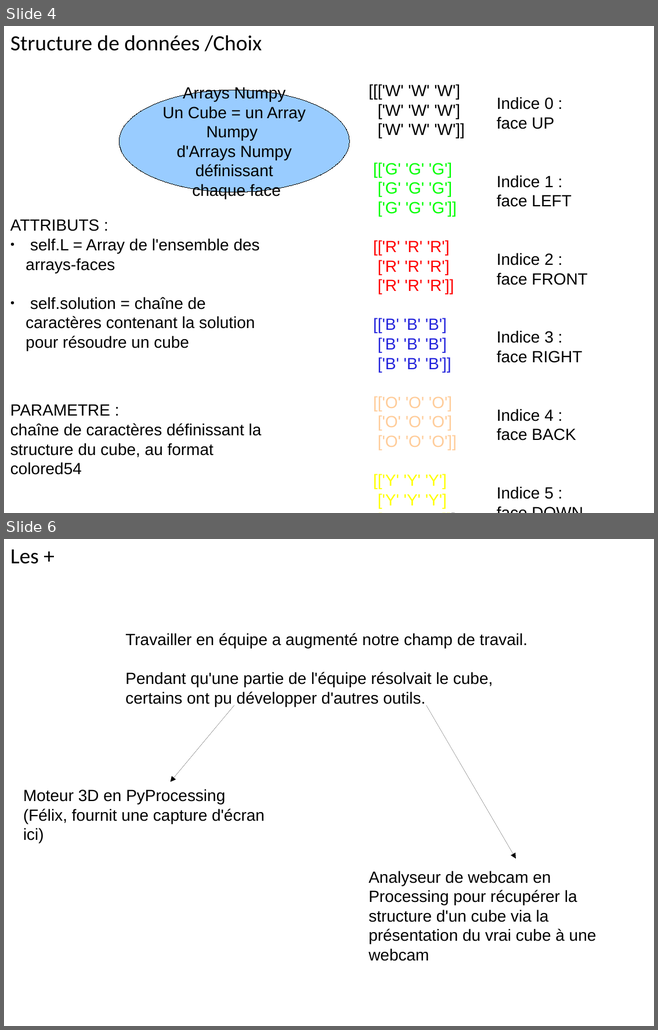
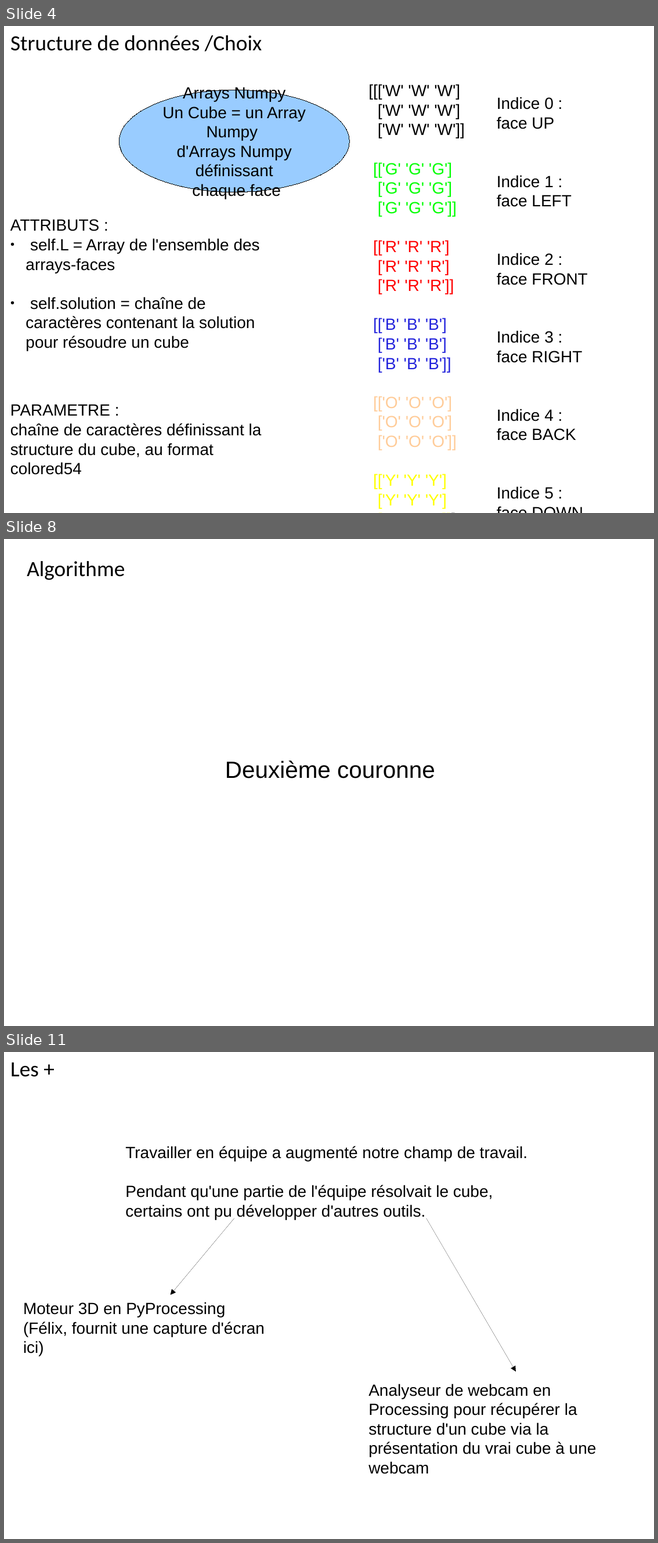
Before and after one commit to Miaxos/Polux, a slide deck: diapo_Presentation_poqb_soutenance_vendredi_15_janvier_2016.odp. Shown one above the other, each under a label of ours: slides 4 and 6 before the commit, slides 4, 8 and 11 after it; the slides between them are not shown. The pictures are 658x1030 and 658x1543 pixels, drawn with LibreOffice and Linux fonts; fonts in the diff are those of the drawing. Boxes give left, top, right and bottom in pixels: in the first picture for what was removed or moved away, otherwise in the second. Text is boxed around its words. In the diff, an @@ line names an element or a change of style, - is before the commit and + after.

```diff
--- a/diapo_Presentation_poqb_soutenance_vendredi_15_janvier_2016.odp
+++ b/diapo_Presentation_poqb_soutenance_vendredi_15_janvier_2016.odp
@@ slide 8 added at <box>4,539,654,1026</box>, background #FFFFFF @@
@@ title added at <box>27,561,125,580</box>, 24 pt, text #000000 @@
+Algorithme
@@ text added at <box>225,761,435,779</box>, 26 pt, text #000000 @@
+Deuxième couronne
@@ what was slide 6 is now slide 11 @@
```
Also in this commit, not shown: 1 slide changed, 5 other slides added, 1 slide removed.
